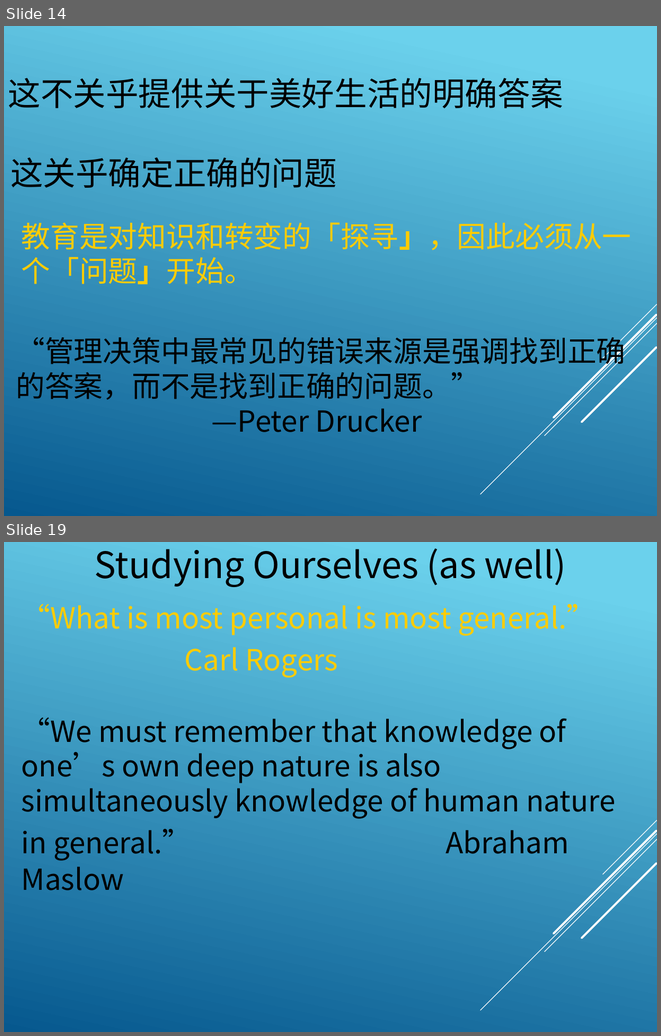
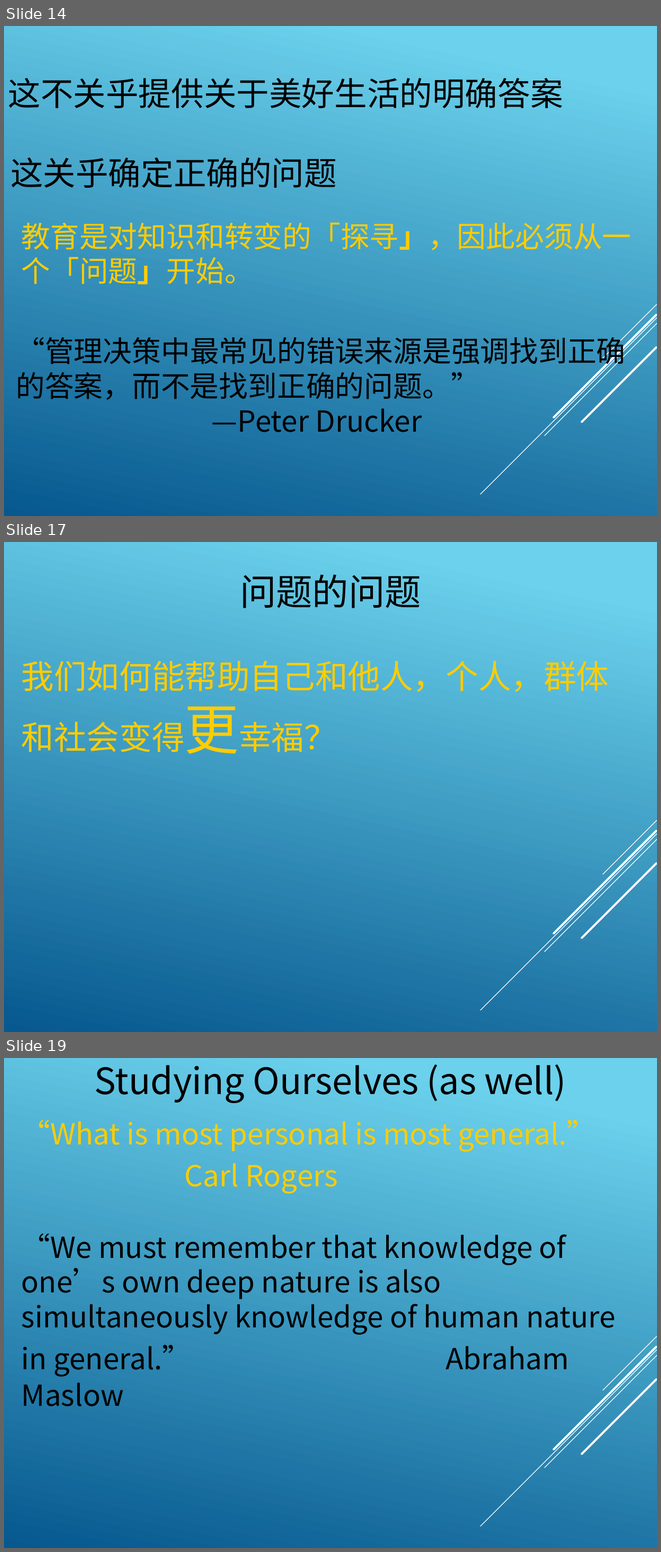
Before and after one commit to notonlyming/PositivePsychologySubtitles, a slide deck: 幸福课/1504-01-Intro1.pptx. Shown one above the other, each under a label of ours: slides 14 and 19 before the commit, slides 14, 17 and 19 after it; the slides between them are not shown. The pictures are 661x1036 and 661x1552 pixels, drawn with LibreOffice and Linux fonts; fonts in the diff are those of the drawing. Boxes give left, top, right and bottom in pixels: in the first picture for what was removed or moved away, otherwise in the second. Text is boxed around its words. In the diff, an @@ line names an element or a change of style, - is before the commit and + after.

```diff
--- a/幸福课/1504-01-Intro1.pptx
+++ b/幸福课/1504-01-Intro1.pptx
@@ slide 17 added at bbox=[4, 542, 657, 1032], background gradient #6ED2EB to #06588E; not listed: 5 template elements that a slide beside it also shows @@
@@ text added at bbox=[240, 574, 421, 608], 40 pt, text #000000 @@
+问题的问题
@@ text added at bbox=[21, 661, 609, 752], 36 pt, text #FFCC00 @@
+我们如何能帮助自己和他人，个人，群体和社会变得更幸福？
```
Also in this commit, not shown: 2 slides changed, 1 slide removed, 3 other files.
